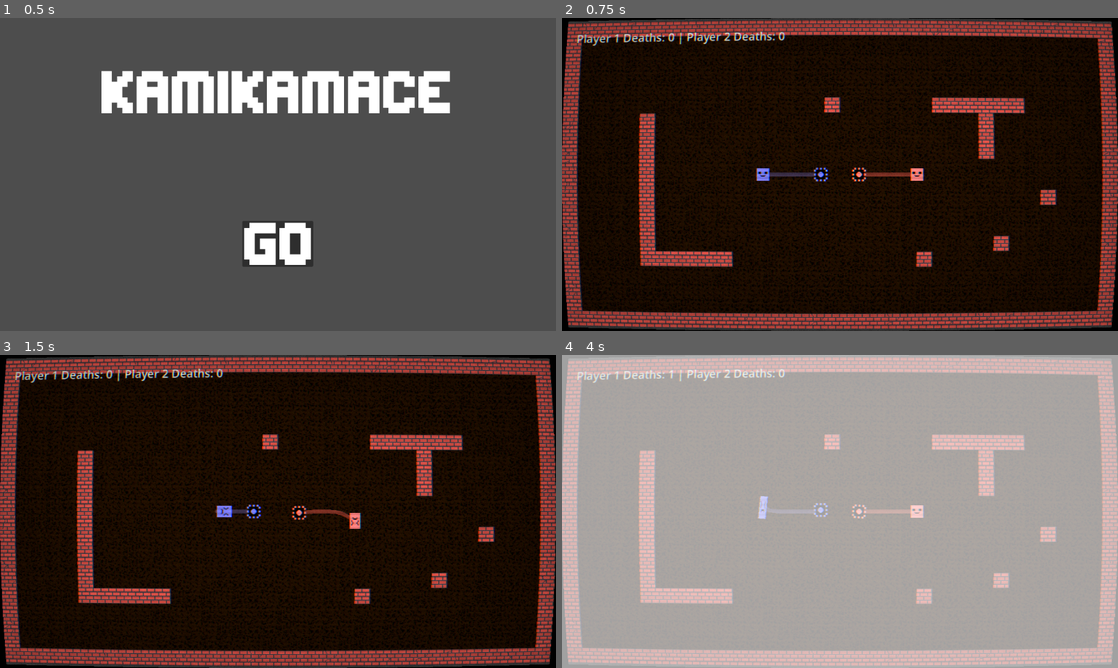
Above: before the commit, frames 1-4 (two rows, left to right).
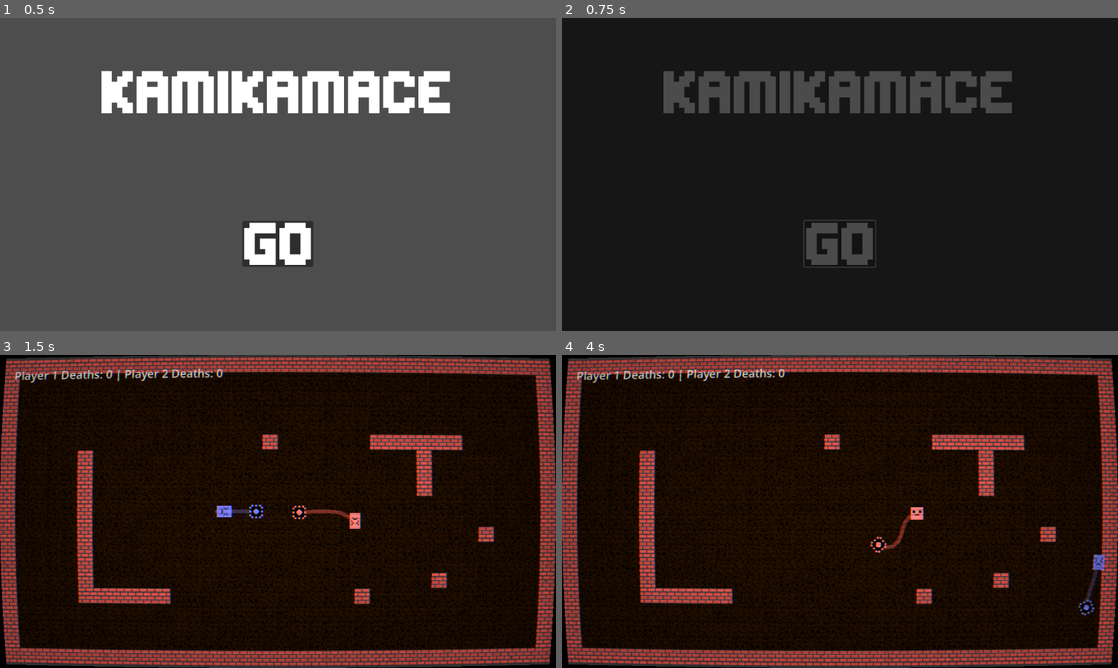
Above: after the commit, the same moments.

Repository: ThatOtherAndrew/DaydreamWales
Game: Godot game, scene res://scenes/Menu.tscn
Two runs of this game, one before a commit and one after it. Both use one fixed random seed, a clock stepped at 60 frames per second and the inputs below.
Inputs (mouse positions are in pixels of both pictures, inside the frame that each line leads up to):
- Up to frame 1 (0.5 s): no input
- Up to frame 2 (0.75 s): click (840, 243) at 0.5 s
- Up to frame 3 (1.5 s): tap Enter at 1.25 s; hold D (move_right) from 1.28 s (still down); tap Down (p2_move_down) at 1.35 s
- Up to frame 4 (4 s): release D (move_right) at 2.03 s; hold S (move_down) 2.03-2.78 s; tap Left (p2_move_left) at 2.1 s; hold D (move_right) 2.78-3.53 s; tap Right (p2_move_right) at 2.85 s; hold W (move_up) from 3.53 s (still down); tap Up (p2_move_up) at 3.6 s

Frame 1 is identical in both runs. In frame 2, 27% of the frame differs, in the area x 0-100%, y 0-100%; in frame 3, 0.2%; in frame 4, 100%.

Commit message:
menu to game transition

Diff:
--- a/audio/default_bus_layout.tres
+++ b/audio/default_bus_layout.tres
@@ -1,10 +1,15 @@
-[gd_resource type="AudioBusLayout" load_steps=2 format=3 uid="uid://b43vefihsihea"]
+[gd_resource type="AudioBusLayout" load_steps=3 format=3 uid="uid://b43vefihsihea"]
 
 [sub_resource type="AudioEffectReverb" id="AudioEffectReverb_73ea7"]
 resource_name = "Reverb"
 room_size = 0.5
 hipass = 0.8
 wet = 0.4
+
+[sub_resource type="AudioEffectLowPassFilter" id="AudioEffectLowPassFilter_73ea7"]
+resource_name = "LowPassFilter"
+cutoff_hz = 400.0
+resonance = 1.0
 
 [resource]
 bus/0/volume_db = 6.0199986
@@ -16,3 +21,5 @@
 bus/1/send = &"Master"
 bus/1/effect/0/effect = SubResource("AudioEffectReverb_73ea7")
 bus/1/effect/0/enabled = true
+bus/1/effect/1/effect = SubResource("AudioEffectLowPassFilter_73ea7")
+bus/1/effect/1/enabled = true
--- a/scripts/menu.gd
+++ b/scripts/menu.gd
@@ -1,5 +1,49 @@
 extends Node
 
+var tween: Tween
+var lowpass_filter: AudioEffectLowPassFilter
+var fade_overlay: ColorRect
+
+func _ready():
+	# Get the lowpass filter from the Soundtrack bus
+	var bus_idx = AudioServer.get_bus_index("Soundtrack")
+	if bus_idx != -1:
+		lowpass_filter = AudioServer.get_bus_effect(bus_idx, 1) as AudioEffectLowPassFilter
+
+	# Create fade overlay
+	create_fade_overlay()
+
+func create_fade_overlay():
+	# Create a CanvasLayer to ensure the overlay is on top
+	var canvas_layer = CanvasLayer.new()
+	canvas_layer.layer = 100  # High layer to be on top
+	add_child(canvas_layer)
+
+	# Create the black overlay
+	fade_overlay = ColorRect.new()
+	fade_overlay.color = Color(0, 0, 0, 0)  # Start transparent
+	fade_overlay.set_anchors_preset(Control.PRESET_FULL_RECT)
+	fade_overlay.mouse_filter = Control.MOUSE_FILTER_IGNORE
+	canvas_layer.add_child(fade_overlay)
 
 func _on_button_pressed() -> void:
+	if tween:
+		tween.kill()
+
+	tween = create_tween()
+	tween.set_trans(Tween.TRANS_QUAD)
+	tween.set_ease(Tween.EASE_OUT)
+	tween.set_parallel(true)  # Make tweens run in parallel
+
+	# Tween the lowpass filter cutoff frequency to max
+	if lowpass_filter:
+		tween.tween_property(lowpass_filter, "cutoff_hz", 20500.0, 0.4)
+
+	# Fade to black at the same time
+	if fade_overlay:
+		tween.tween_property(fade_overlay, "color:a", 1.0, 0.4)
+
+	# Wait for tweens to complete before changing scene
+	await tween.finished
+
 	get_tree().change_scene_to_file("res://scenes/BrickLevel.tscn")
Not shown: 1 places in scenes/Menu.tscn that only renumber resources
